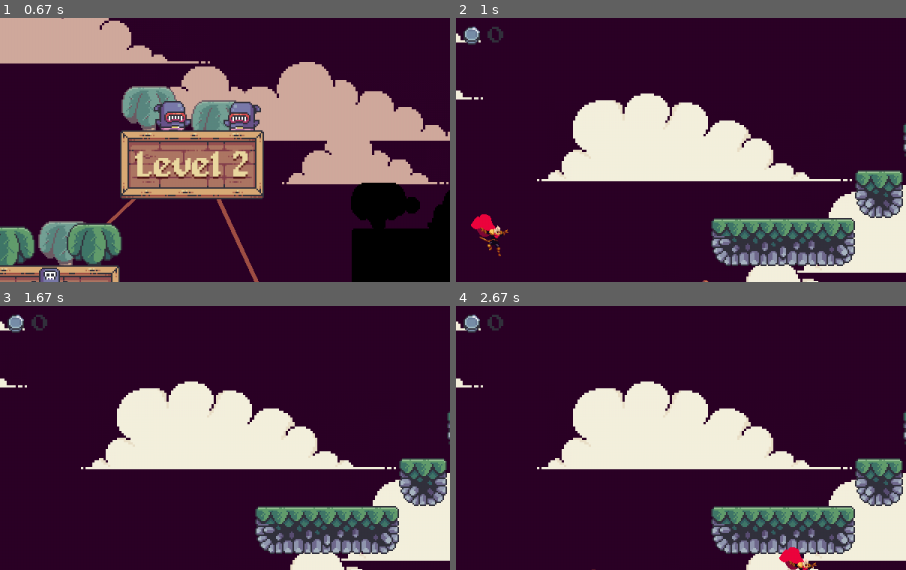
Above: before the commit, frames 1-4 (two rows, left to right).
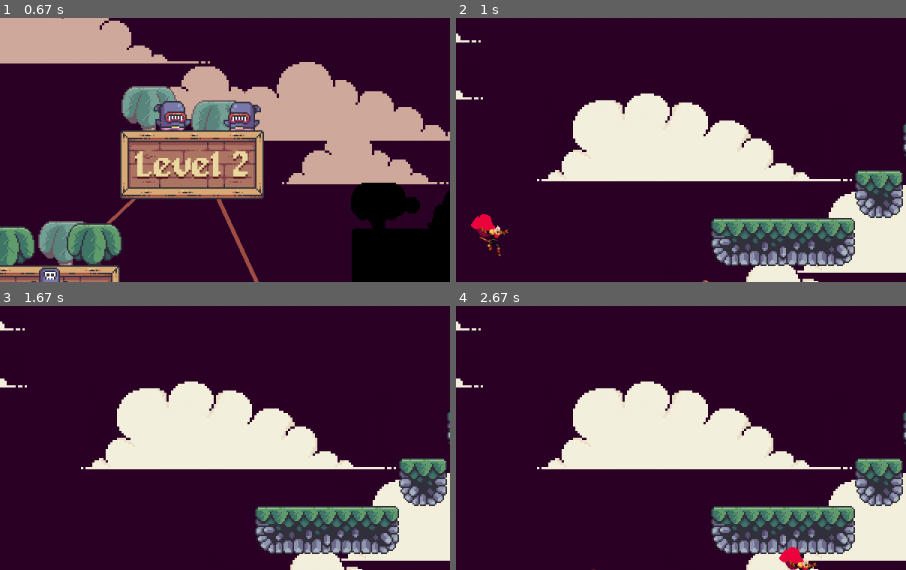
Above: after the commit, the same moments.

Repository: EurekaseveN77/pygameproject
Game: pygame game, started from Final Project Alterd by luis/Project/code/menuMain.py
Two runs of this game, one before a commit and one after it. Both use one fixed random seed, a clock stepped at 60 frames per second and the inputs below.
Inputs:
- Up to frame 1 (0.67 s): tap Enter at 0.33 s
- Up to frame 2 (1 s): tap Space at 0.67 s
- Up to frame 3 (1.67 s): hold Right 1-1.47 s; hold Right from 1.5 s (still down); tap Space at 1.57 s
- Up to frame 4 (2.67 s): tap Space at 1.87, 2.13, 2.43, 2.57 s; release Right at 2.03 s; hold Left 2.07-2.47 s; tap Z at 2.22 s; hold Right from 2.5 s (still down)
The pictures show only the part of the screen within x 4-54%, y 8-58%; the shares and areas given below are measured in that part.

Frame 1 is identical in both runs. In frame 2, 0.3% of the frame differs, in the area x 1-11%, y 3-11%; in frame 3, 0.3%; in frame 4, 0.3%.

Commit message:
Gutted out some unused code
Took out all the coin code

Diff:
--- a/Final Project Alterd by luis/Project/code/game_data.py
+++ b/Final Project Alterd by luis/Project/code/game_data.py
@@ -1,6 +1,5 @@
 level_0 = {
 		'terrain': '../levels/0/level_0_terrain.csv',
-		'coins':'../levels/0/level_0_coins.csv',
 		'fg palms':'../levels/0/level_0_fg_palms.csv',
 		'bg palms':'../levels/0/level_0_bg_palms.csv',
 		'crates': '../levels/0/level_0_crates.csv',
@@ -13,7 +12,6 @@
 		'node_graphics': '../graphics/overworld/0'}
 level_1 = {
 		'terrain': '../levels/1/level_1_terrain.csv',
-		'coins':'../levels/1/level_1_coins.csv',
 		'fg palms':'../levels/1/level_1_fg_palms.csv',
 		'bg palms':'../levels/1/level_1_bg_palms.csv',
 		'crates': '../levels/1/level_1_crates.csv',
@@ -26,7 +24,6 @@
 		'unlock': 2}
 level_2 = {
 		'terrain': '../levels/2/level_2_terrain.csv',
-		'coins':'../levels/2/level_2_coins.csv',
 		'fg palms':'../levels/2/level_2_fg_palms.csv',
 		'bg palms':'../levels/2/level_2_bg_palms.csv',
 		'crates': '../levels/2/level_2_crates.csv',
@@ -39,7 +36,6 @@
 		'unlock': 3}
 level_3 = {
 		'terrain': '../levels/2/level_2_terrain.csv',
-		'coins':'../levels/2/level_2_coins.csv',
 		'fg palms':'../levels/2/level_2_fg_palms.csv',
 		'bg palms':'../levels/2/level_2_bg_palms.csv',
 		'crates': '../levels/2/level_2_crates.csv',
@@ -52,7 +48,6 @@
 		'unlock': 4}
 level_4 = {
 		'terrain': '../levels/2/level_2_terrain.csv',
-		'coins':'../levels/2/level_2_coins.csv',
 		'fg palms':'../levels/2/level_2_fg_palms.csv',
 		'bg palms':'../levels/2/level_2_bg_palms.csv',
 		'crates': '../levels/2/level_2_crates.csv',
@@ -65,7 +60,6 @@
 		'unlock': 5}
 level_5 = {
 		'terrain': '../levels/2/level_2_terrain.csv',
-		'coins':'../levels/2/level_2_coins.csv',
 		'fg palms':'../levels/2/level_2_fg_palms.csv',
 		'bg palms':'../levels/2/level_2_bg_palms.csv',
 		'crates': '../levels/2/level_2_crates.csv',
--- a/Final Project Alterd by luis/Project/code/level.py
+++ b/Final Project Alterd by luis/Project/code/level.py
@@ -1,7 +1,7 @@
 import pygame
 from support import import_csv_layout, import_cut_graphics
 from settings import tile_size, screen_height, screen_width
-from tiles import Tile, StaticTile, Crate, Coin, Palm
+from tiles import Tile, StaticTile, Crate, Palm
 from enemy import Enemy
 from decoration import Sky, Water, Clouds
 from player import Player
@@ -10,14 +10,13 @@
 from game_data import levels
 
 class Level:
-	def __init__(self,current_level,surface,create_overworld,change_coins,change_health):
+	def __init__(self,current_level,surface,create_overworld,change_health):
 		# general setup
 		self.display_surface = surface
 		self.world_shift = 0
 		self.current_x = None
 
 		# audio
-		self.coin_sound = pygame.mixer.Sound('../audio/effects/coin.wav')
 		self.stomp_sound = pygame.mixer.Sound('../audio/effects/stomp.wav')
 
 		# overworld connection
@@ -33,7 +32,6 @@
 		self.player_setup(player_layout,change_health)
 
 		# user interface
-		self.change_coins = change_coins
 
 		# dust
 		self.dust_sprite = pygame.sprite.GroupSingle()
@@ -54,9 +52,6 @@
 		crate_layout = import_csv_layout(level_data['crates'])
 		self.crate_sprites = self.create_tile_group(crate_layout,'crates')
 
-		# coins
-		coin_layout = import_csv_layout(level_data['coins'])
-		self.coin_sprites = self.create_tile_group(coin_layout,'coins')
 
 		# foreground palms
 		fg_palm_layout = import_csv_layout(level_data['fg palms'])
@@ -107,9 +102,6 @@
 					if type == 'crates':
 						sprite = Crate(tile_size,x,y)
 
-					if type == 'coins':
-						if val == '0': sprite = Coin(tile_size,x,y,'../graphics/coins/gold',5)
-						if val == '1': sprite = Coin(tile_size,x,y,'../graphics/coins/silver',1)
 
 					if type == 'fg palms':
 						if val == '0': sprite = Palm(tile_size,x,y,'../graphics/terrain/palm_small',38)
@@ -229,12 +221,6 @@
 		if pygame.sprite.spritecollide(self.player.sprite,self.goal,False):
 			self.create_overworld(self.current_level,self.new_max_level)
 
-	def check_coin_collisions(self):
-		collided_coins = pygame.sprite.spritecollide(self.player.sprite,self.coin_sprites,True)
-		if collided_coins:
-			self.coin_sound.play()
-			for coin in collided_coins:
-				self.change_coins(coin.value)
 
 	def check_enemy_collisions(self):
 		enemy_collisions = pygame.sprite.spritecollide(self.player.sprite,self.enemy_sprites,False)
@@ -282,8 +268,6 @@
 			self.grass_sprites.update(self.world_shift)
 			self.grass_sprites.draw(self.display_surface)
 
-			self.coin_sprites.update(self.world_shift)
-			self.coin_sprites.draw(self.display_surface)
 
 			self.fg_palm_sprites.update(self.world_shift)
 			self.fg_palm_sprites.draw(self.display_surface)
@@ -303,7 +287,6 @@
 			self.check_death()
 			self.check_win()
 
-			self.check_coin_collisions()
 			self.check_enemy_collisions()
 
 			self.water.draw(self.display_surface,self.world_shift)
--- a/Final Project Alterd by luis/Project/code/main.py
+++ b/Final Project Alterd by luis/Project/code/main.py
@@ -11,7 +11,6 @@
 		self.max_level = 2
 		self.max_health = 100
 		self.cur_health = 100
-		self.coins = 0
 
 		# audio
 		self.level_bg_music = pygame.mixer.Sound('../audio/level_music.wav')
@@ -27,7 +26,7 @@
 
 
 	def create_level(self,current_level):
-		self.level = Level(current_level,screen,self.create_overworld,self.change_coins,self.change_health)
+		self.level = Level(current_level,screen,self.create_overworld,self.change_health)
 		self.status = 'level'
 		self.overworld_bg_music.stop()
 		self.level_bg_music.play(loops = -1)
@@ -40,8 +39,6 @@
 		self.overworld_bg_music.play(loops = -1)
 		self.level_bg_music.stop()
 
-	def change_coins(self,amount):
-		self.coins += amount
 
 	def change_health(self,amount):
 		self.cur_health += amount
@@ -54,7 +51,6 @@
 	def check_game_over(self):
 		if self.cur_health <= 0:
 			self.cur_health = 100
-			self.coins = 0
 			self.max_level = 0
 			self.overworld = Overworld(0,self.max_level,screen,self.create_level)
 			self.status = 'overworld'
@@ -70,7 +66,6 @@
 		else:
 			self.level.run()
 			self.ui.show_health(self.cur_health,self.max_health)
-			self.ui.show_coins(self.coins)
 			self.check_game_over()
 
 # Pygame setup
--- a/Final Project Alterd by luis/Project/code/tiles.py
+++ b/Final Project Alterd by luis/Project/code/tiles.py
@@ -38,14 +38,6 @@
 		self.animate()
 		self.rect.x += shift
 
-class Coin(AnimatedTile):
-	def __init__(self,size,x,y,path,value):
-		super().__init__(size,x,y,path)
-		center_x = x + int(size / 2)
-		center_y = y + int(size / 2)
-		self.rect = self.image.get_rect(center = (center_x,center_y))
-		self.value = value
-
 class Palm(AnimatedTile):
 	def __init__(self,size,x,y,path,offset):
 		super().__init__(size,x,y,path)
--- a/Final Project Alterd by luis/Project/code/ui.py
+++ b/Final Project Alterd by luis/Project/code/ui.py
@@ -12,20 +12,9 @@
 		self.bar_max_width = 154
 		self.bar_height = 5
 
-		# coins
-		self.coin = pygame.image.load('../graphics/ui/coin.png').convert_alpha()
-		self.coin_rect = self.coin.get_rect(topleft = (50,61))
-		self.font = pygame.font.Font('../graphics/ui/ARCADEPI.ttf',30)
-
 	def show_health(self,current,full):
 		self.display_surface.blit(self.health_bar,(20,10))
 		current_health_ratio = current / full
 		current_bar_width = self.bar_max_width * current_health_ratio
 		health_bar_rect = pygame.Rect(self.health_bar_topleft,(current_bar_width,self.bar_height))
 		pygame.draw.rect(self.display_surface,'#dc4949',health_bar_rect)
-
-	def show_coins(self,amount):
-		self.display_surface.blit(self.coin,self.coin_rect)
-		coin_amount_surf = self.font.render(str(amount),False,'#33323d')
-		coin_amount_rect = coin_amount_surf.get_rect(midleft = (self.coin_rect.right + 4,self.coin_rect.centery))
-		self.display_surface.blit(coin_amount_surf,coin_amount_rect)
